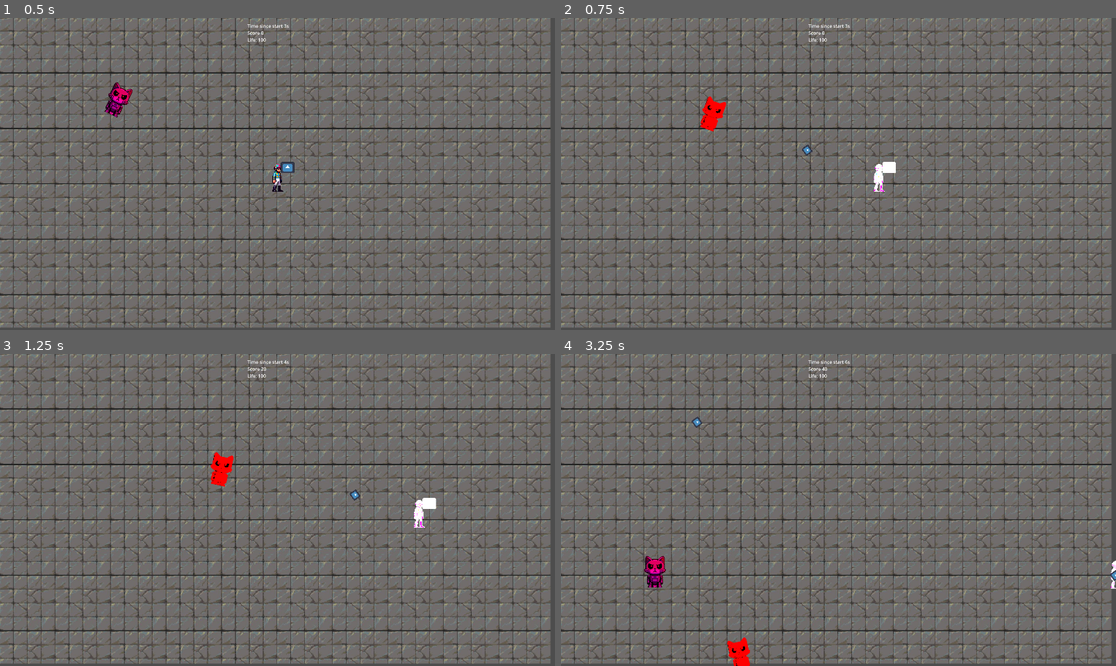
Above: before the commit, frames 1-4 (two rows, left to right).
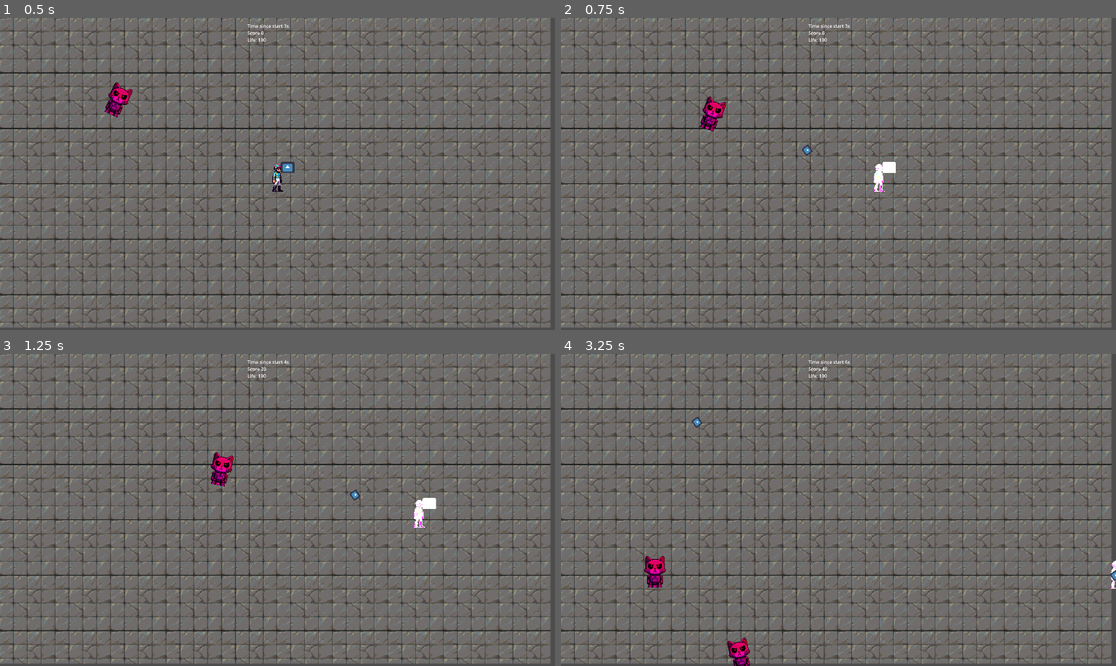
Above: after the commit, the same moments.

Repository: elVariable/gamejam
Game: Godot game, scene res://scenes/levels/main.tscn
Two runs of this game, one before a commit and one after it. Both use one fixed random seed, a clock stepped at 60 frames per second and the inputs below. The engine's default icon, where the game draws it, is replaced by a stand-in: a white triangle on a blue panel in a dark square.
Inputs:
- Up to frame 1 (0.5 s): no input
- Up to frame 2 (0.75 s): hold D (Right) from 0.53 s (still down); tap U (Fire0) at 0.6 s
- Up to frame 3 (1.25 s): keep holding D (Right)
- Up to frame 4 (3.25 s): release D (Right) at 1.28 s; hold S (Down) 1.28-2.03 s; tap I (Fire1) at 1.35 s; hold D (Right) 2.03-2.78 s; tap O (Fire2) at 2.1 s; hold W (Up) from 2.78 s (still down); tap P (Fire3) at 2.85 s

Frame 1 is identical in both runs. In frame 2, 0.3% of the frame differs, in the area x 25-30%, y 25-37%; in frame 3, 0.3%; in frame 4, 0.3%.

Commit message:
Remove enemy highlighting

Diff:
--- a/scripts/weapon.gd
+++ b/scripts/weapon.gd
@@ -51,7 +51,4 @@
             if (distance_to_this_enemy < distance_to_closest_enemy):
                 closest_enemy = e
 
-    if closest_enemy:
-        closest_enemy.modulate = Color(120, 0, 0)
-
     return closest_enemy
